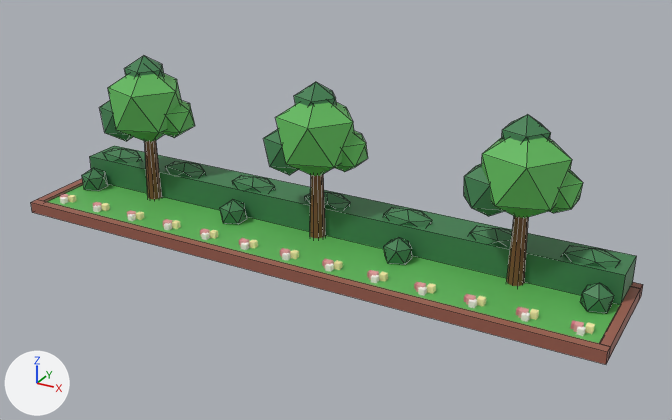
Before and after pictures for a commit that changed the FBX model assets/cat-cafe/exports/CatCafe_Square_GardenEnd.fbx.
Rendered twice from a 50 mm camera at (0.233, -0.393, 0.224) aimed at (0.017, 0.0, 0.027). The axes (+X, +Y, +Z) are drawn at lower left. The lights are the same throughout. The first picture is the older version. Mesh edges are drawn as thin lines on the coarser meshes. Where no turn or scale is listed for an object, it has been applied to the vertices.

Names of what the first picture shows: 'CatCafe_Square_GardenEnd', 'CatCafe_Square_GardenEnd_Flowers'.
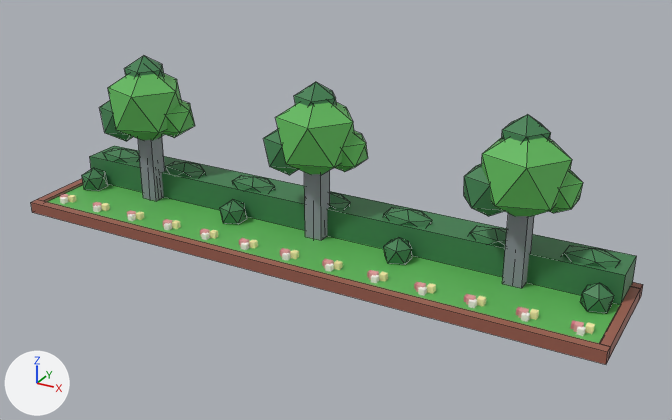
What differs and where, as boxes [x1, y1, x2, y2] in the pictures (672 x 420 px):
```json
{"object": "CatCafe_Square_GardenEnd_Barrier", "change": "added", "after": [138, 136, 534, 288]}
```

Edits to the scene script, one JSON object a line:
```json
{"op": "add", "block": "me_catcafe_square_gardenend_barrier", "code": ["me_catcafe_square_gardenend_barrier = bpy.data.meshes.new('CatCafe_Square_GardenEnd_Barrier')", "me_catcafe_square_gardenend_barrier.from_pydata(...)  # a box spanning x 0.108..0.118, y 0.005..0.015, z 0.005..0.052; a box spanning x -0.005..0.005, y 0.005..0.015, z 0.005..0.052; a box spanning x -0.118..-0.108, y 0.005..0.015, z 0.005..0.052", "me_catcafe_square_gardenend_barrier.materials.append(mat_catcafe_palette)"]}
{"op": "add", "block": "ob_catcafe_square_gardenend_barrier", "code": ["ob_catcafe_square_gardenend_barrier = bpy.data.objects.new('CatCafe_Square_GardenEnd_Barrier', me_catcafe_square_gardenend_barrier)", "ob_catcafe_square_gardenend_barrier.location = (0.0, 0.0, 0.0)"]}
```
